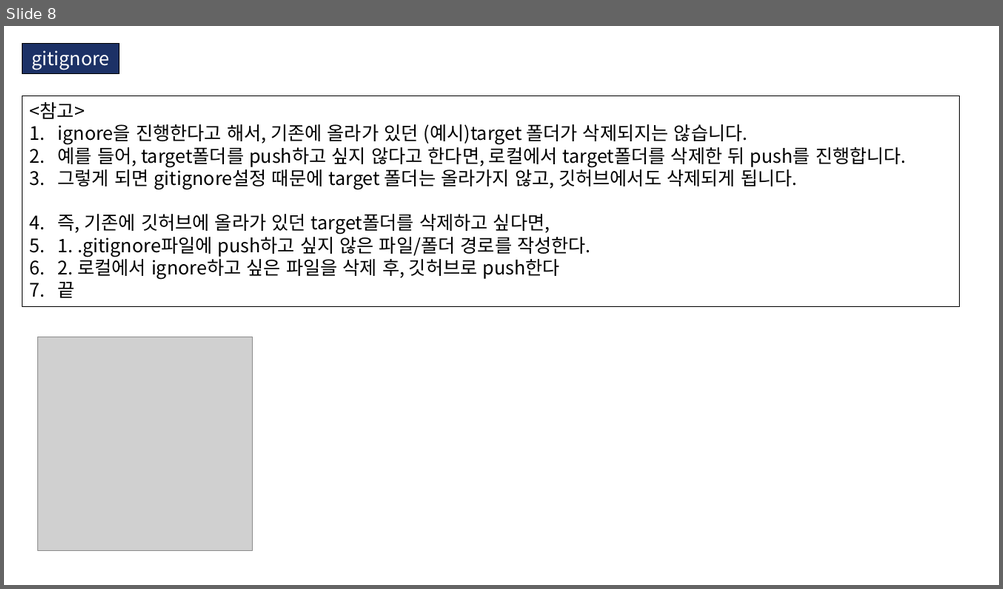
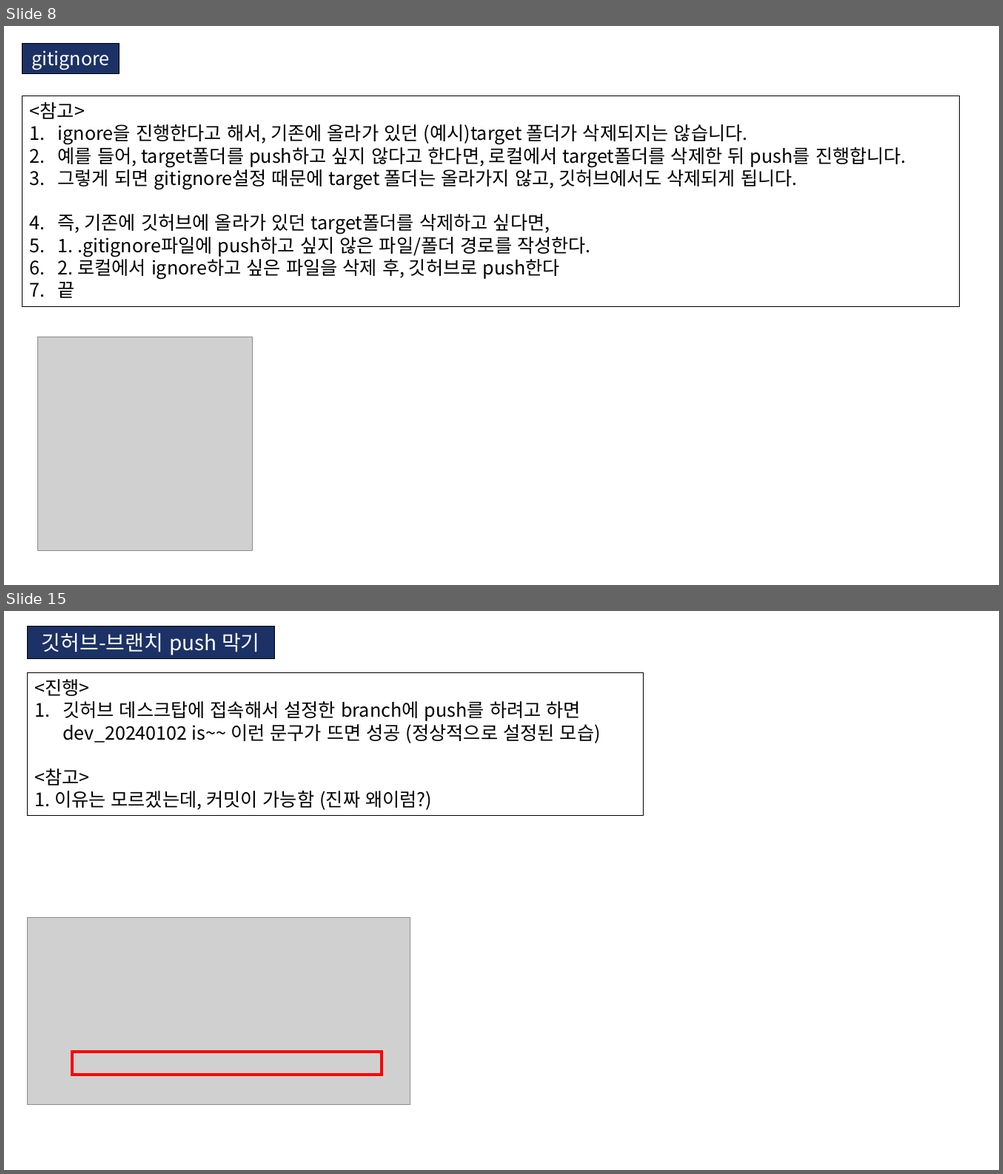
Before and after one commit to KIM-BEOMSOO/study, a slide deck: 00.공부 정리(최종)/08.git/01.github/02.gitignore/01.gitignore.pptx. Shown one above the other, each under a label of ours: slide 8 before the commit, slides 8 and 15 after it; the slides between them are not shown. The pictures are 1003x589 and 1003x1174 pixels, drawn with LibreOffice and Linux fonts; fonts in the diff are those of the drawing; grey boxes stand for pictures. Boxes give left, top, right and bottom in pixels: in the first picture for what was removed or moved away, otherwise in the second. Text is boxed around its words. In the diff, an @@ line names an element or a change of style, - is before the commit and + after.

Commit message:
깃허브 공부내용 추가

```diff
--- a/00.공부 정리(최종)/08.git/01.github/02.gitignore/01.gitignore.pptx
+++ b/00.공부 정리(최종)/08.git/01.github/02.gitignore/01.gitignore.pptx
@@ slide 15 added at (4,611,999,1170), background #FFFFFF @@
@@ rectangle added at (27,626,274,659), fill #1C3166, outline #000000 0.75 pt, 20 pt, text #FFFFFF @@
+깃허브-브랜치 push 막기
@@ rectangle added at (27,673,643,816), outline #000000 0.75 pt, 18 pt, text #000000 @@
+<진행>
+1. 깃허브 데스크탑에 접속해서 설정한 branch에 push를 하려고 하면
+   dev_20240102 is~~ 이런 문구가 뜨면 성공 (정상적으로 설정된 모습)
+<참고>
+1. 이유는 모르겠는데, 커밋이 가능함 (진짜 왜이럼?)
@@ picture added at (27,917,410,1105) @@
@@ rectangle added at (72,1052,381,1075), outline #FF0000 3 pt @@
```
Also in this commit, not shown: 6 other slides added.
